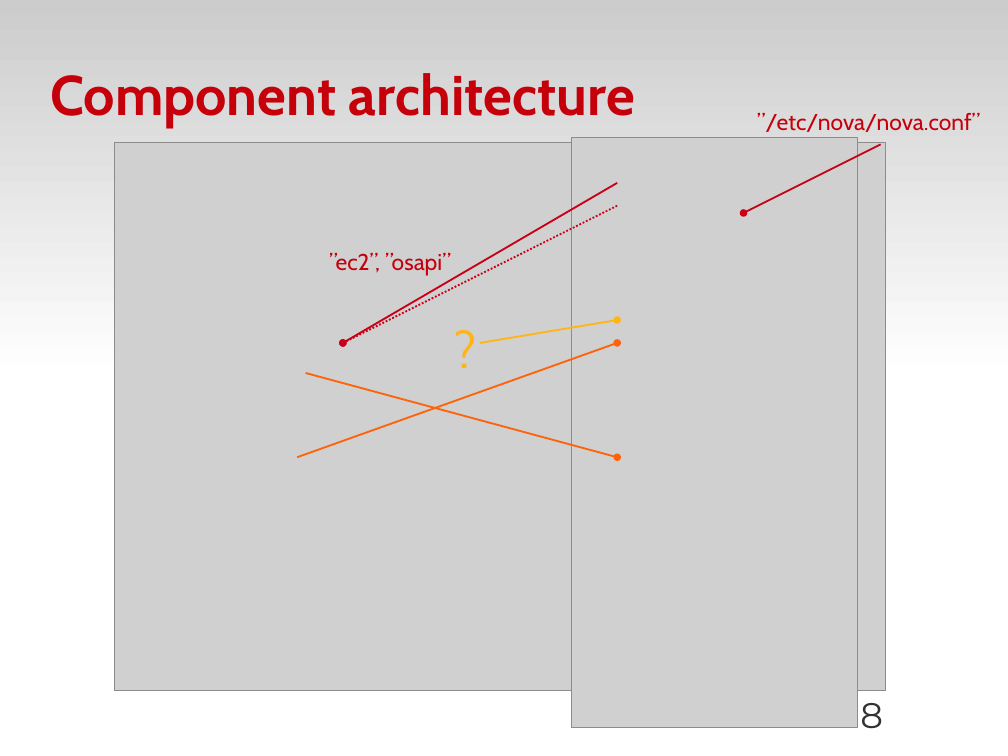
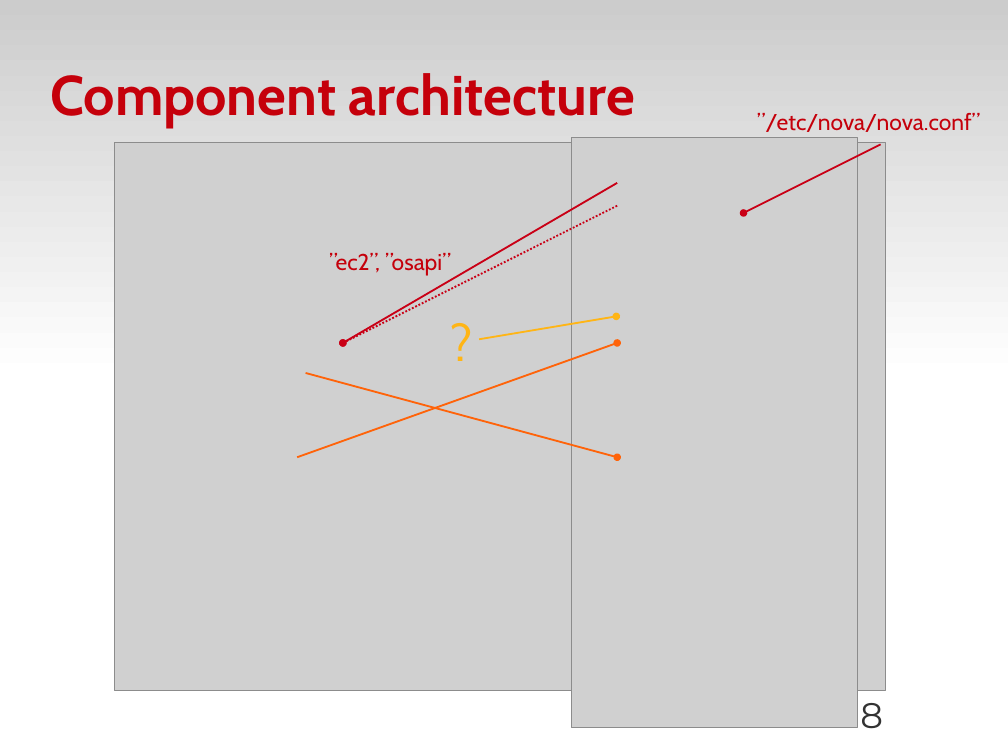
Before and after one commit to zyluo/talk-COSUG-2012, a slide deck: slide 8 of COSUG-2012.odp. Drawn at 1008x756 pixels with LibreOffice and Linux fonts; fonts in the diff are those of the drawing; grey boxes stand for pictures; background and template pictures are left out. Boxes give left, top, right and bottom in pixels: in the first picture for what was removed or moved away, otherwise in the second. Text is boxed around its words. In the diff, an @@ line names an element or a change of style, - is before the commit and + after.

```diff
--- a/COSUG-2012.odp
+++ b/COSUG-2012.odp
@@ text "?": place and size @@
-text "?" at (445, 313, 497, 391)
+text "?" at (442, 306, 493, 385)
@@ arrow moved from (617, 320) - (480, 343) to (617, 316) - (479, 339) @@
```
Also in this commit, not shown: 5 other slides changed, 1 other file.
